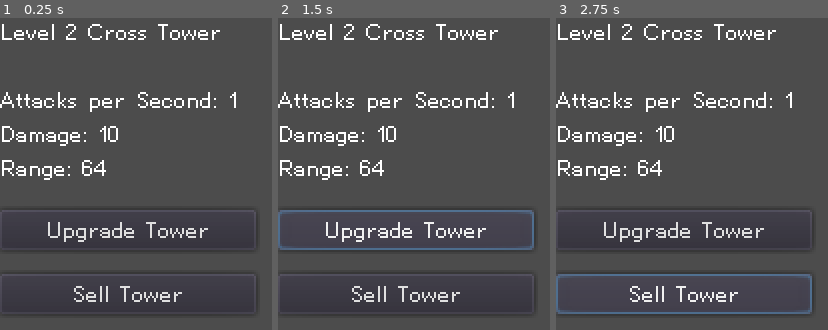
Above: before the commit, frames 1-3 (left to right).
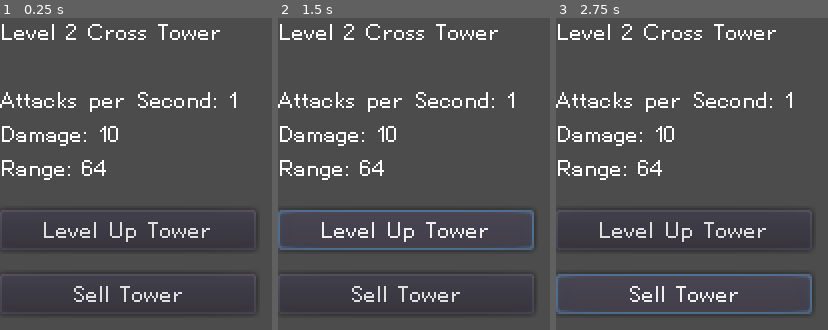
Above: after the commit, the same moments.

Repository: nolenroyalty/ReShape-TD
Game: Godot game, scene res://ui/IndividualTowerViewer.tscn
The game is run twice, just before and just after one commit, with the same random seed, the same clock (stepped at 60 frames per second) and the same inputs. This scene is started directly instead of the project's main scene.
Inputs (mouse positions are in pixels of both pictures, inside the frame that each line leads up to):
- Up to frame 1 (0.25 s): no input
- Up to frame 2 (1.5 s): click (405, 230) at 0.5 s, where only the run before the commit has a clickable "Upgrade Tower"; click (405, 230) at 1.25 s, where only the run after the commit has a clickable "Level Up Tower"
- Up to frame 3 (2.75 s): click "Sell Tower" at 2 s

The runs differ from the first frame. In frame 1, 1.0% of the frame differs, in the area x 16-78%, y 65-72%; in frame 2, 1.0%; in frame 3, 1.0%.
Error before the commit: Assertion failed: tower must be set before adding to scene! (res://ui/IndividualTowerViewer.gd:29)
Error after the commit: Assertion failed: tower must be set before adding to scene! (res://ui/IndividualTowerViewer.gd:35)

Commit message:
wire up more upgrade stuff.

Diff:
--- a/Main.gd
+++ b/Main.gd
@@ -28,6 +28,7 @@
 	if individual_selection != null:
 		if individual_selection.is_in_group("tower"):
 			individual_selection.hide_range()
+			individual_selection.disconnect("sold", self, "clear_individual_selection")
 
 		if individual_selection.is_in_group("creep"):
 			# Do something
@@ -39,6 +40,7 @@
 	clear_individual_selection()
 	individual_selection = tower
 	individual_viewer.show_tower(tower)
+	tower.connect("sold", self, "clear_individual_selection")
 	tower.display_range()
 
 func set_shape(shape):
@@ -64,7 +66,3 @@
 	upgrade_selector.connect("reshape", self, "show_reshape_upgrade_picker")
 	upgrade_selector.connect("selected", self, "set_shape")
 	battlefield.connect("selected_tower", self, "show_individual_tower")
-
-# Called every frame. 'delta' is the elapsed time since the previous frame.
-#func _process(delta):
-#	pass
--- a/towers/Tower.gd
+++ b/towers/Tower.gd
@@ -3,6 +3,8 @@
 class_name TowerBase
 
 signal selected
+signal sold
+signal leveled_up
 
 var TowerRange = preload("res://towers/TowerRange.tscn")
 
@@ -116,6 +118,8 @@
 
 func refresh_range():
 	$ShootingRange/CollisionShape2D.shape.radius = my_stats.RANGE_RADIUS
+	if tower_range != null:
+		tower_range.update()
 
 func _physics_process(_delta):
 	try_to_shoot()
@@ -123,6 +127,12 @@
 func level_up():
 	my_stats.level_up()
 	refresh_range()
+	emit_signal("leveled_up")
+
+func sell():
+	hide_range()
+	queue_free()
+	emit_signal("sold")
 
 func pressed():
 	# This automatically triggers from the mouseup event that fires when we
--- a/ui/IndividualTowerViewer.gd
+++ b/ui/IndividualTowerViewer.gd
@@ -1,15 +1,16 @@
 extends Node2D
 
-signal upgrade_tower(tower)
-signal sell_tower(tower)
+signal tower_sold()
 
 onready var label = $Label
-onready var upgrade_button = $UpgradeButton
+onready var level_up_button = $LevelUpButton
 onready var sell_button = $SellButton
 var tower = null
 
 func init(tower_):
 	tower = tower_
+
+func set_text_for_tower():
 	var stats = tower.my_stats
 	var name = C.shape_name(tower.my_shape).capitalize()
 	var header = "Level %s %s Tower\n" % [stats.LEVEL, name]
@@ -19,13 +20,20 @@
 
 	$Label.text = "%s\n%s\n%s\n%s" % [header, aps, damage, range_]
 
-func on_upgrade_button_pressed():
-	emit_signal("upgrade_tower", tower)
+func we_have_enough_gold_for_upgrade():
+	return true
+
+func on_level_up_button_pressed():
+	if we_have_enough_gold_for_upgrade():
+		tower.level_up()
 
 func on_sell_button_pressed():
-	emit_signal("sell_tower", tower)
+	emit_signal("tower_sold")
+	tower.sell()
 
 func _ready():
 	assert(tower != null, "tower must be set before adding to scene!")
-	upgrade_button.connect("pressed", self, "on_upgrade_button_pressed")
+	level_up_button.connect("pressed", self, "on_level_up_button_pressed")
 	sell_button.connect("pressed", self, "on_sell_button_pressed")
+	tower.connect("leveled_up", self, "set_text_for_tower")
+	set_text_for_tower()
--- a/ui/IndividualTowerViewer.tscn
+++ b/ui/IndividualTowerViewer.tscn
@@ -14,11 +14,11 @@
 Damage: 10
 Range: 64"
 
-[node name="UpgradeButton" type="Button" parent="."]
+[node name="LevelUpButton" type="Button" parent="."]
 margin_top = 96.0
 margin_right = 128.0
 margin_bottom = 116.0
-text = "Upgrade Tower"
+text = "Level Up Tower"
 
 [node name="SellButton" type="Button" parent="."]
 margin_top = 128.0
--- a/ui/IndividualViewer.gd
+++ b/ui/IndividualViewer.gd
@@ -1,7 +1,4 @@
 extends Node2D
-
-signal upgrade_tower(tower)
-signal sell_tower(tower)
 
 var IndividualTowerViewer = preload("res://ui/IndividualTowerViewer.tscn")
 var current = null
@@ -15,15 +12,12 @@
 	free_current()
 	current = IndividualTowerViewer.instance()
 	current.init(tower)
-	current.connect("upgrade_tower", self, "pass_upgrade_tower")
-	current.connect("sell_tower", self, "pass_sell_tower")
 	add_child(current)
+	current.connect("tower_sold", self, "handle_tower_sold", [current])
 
-func pass_upgrade_tower(tower):
-	emit_signal("upgrade_tower", tower)
-
-func pass_sell_tower(tower):
-	emit_signal("sell_tower", tower)
+func handle_tower_sold(who):
+	if who == current:
+		free_current()
 
 func _ready():
 	$WhatThisIsLabel.hide()
--- a/ui/ReshapeUpgradePicker.gd
+++ b/ui/ReshapeUpgradePicker.gd
@@ -22,7 +22,6 @@
 
 	for upgrade in upgrades:
 		var button = Button.new()
-		print("%s %s" % [upgrade, Upgrades.title(upgrade)])
 		button.text = Upgrades.title(upgrade)
 		button.connect("pressed", self, "handle_button_pressed", [upgrade])
 		cont.add_child(button)
